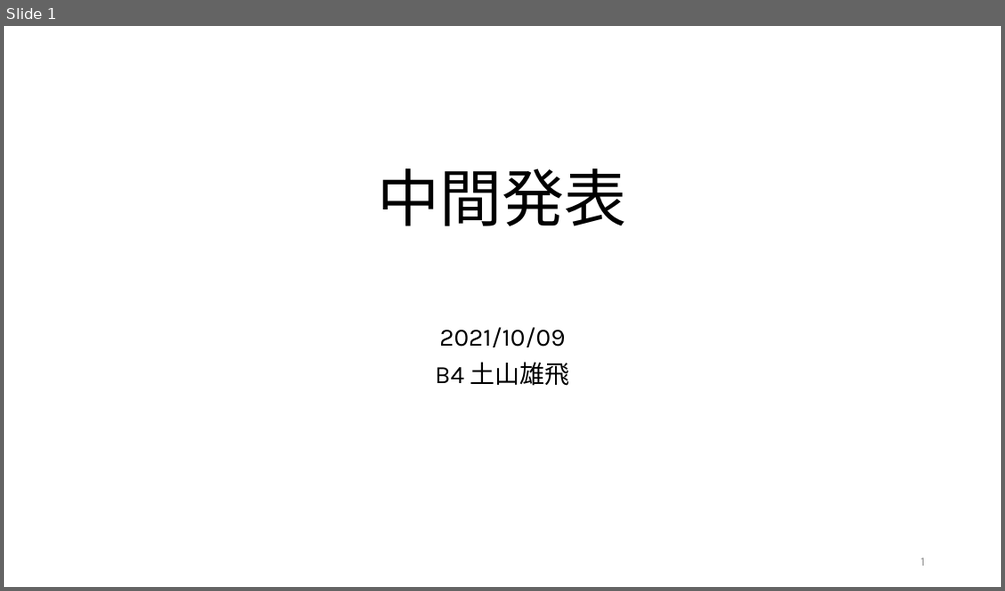
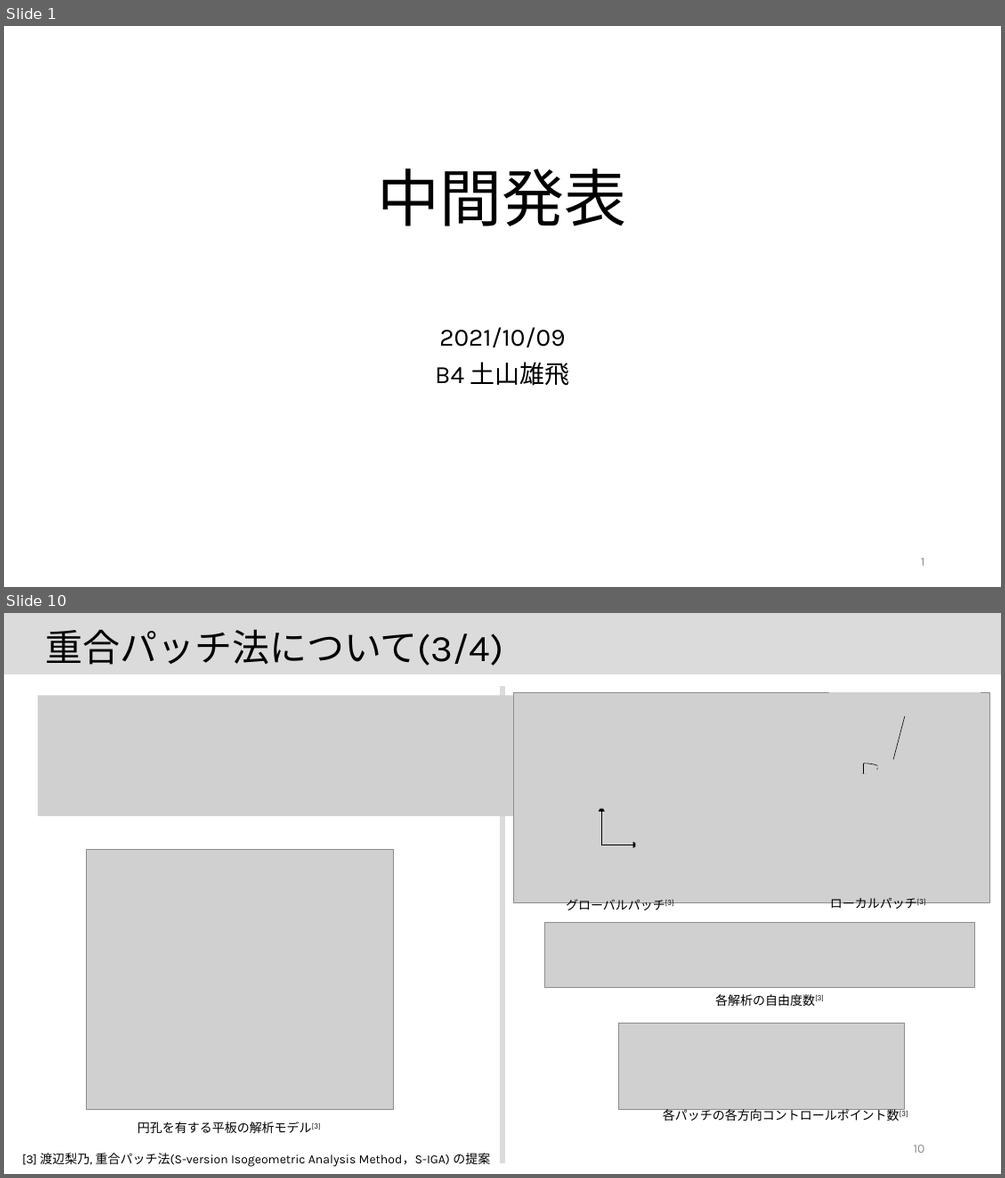
Before and after one commit to JoTsuchi22/lab_share, a slide deck: 中間発表/中間発表.pptx. Shown one above the other, each under a label of ours: slide 1 before the commit, slides 1 and 10 after it; the slides between them are not shown. The pictures are 1005x591 and 1005x1178 pixels, drawn with LibreOffice and Linux fonts; fonts in the diff are those of the drawing; grey boxes stand for pictures. Boxes give left, top, right and bottom in pixels: in the first picture for what was removed or moved away, otherwise in the second. Text is boxed around its words. In the diff, an @@ line names an element or a change of style, - is before the commit and + after.

```diff
--- a/中間発表/中間発表.pptx
+++ b/中間発表/中間発表.pptx
@@ slide 10 added at [4, 613, 1001, 1174], background #FFFFFF @@
@@ rectangle added at [4, 613, 1001, 674], fill #DBDBDB, outline #DBDBDB 1 pt @@
@@ text added at [45, 629, 503, 666], 36 pt, text #000000 @@
+重合パッチ法について(3/4)
@@ rectangle added at [501, 686, 504, 1163], fill #DBDBDB, outline #DBDBDB 1 pt @@
@@ picture added at [514, 692, 990, 903] @@
@@ picture added at [829, 692, 980, 716] @@
@@ picture added at [38, 695, 514, 817] @@
@@ line added from (892, 763) to (905, 716), #000000 0.5 pt @@
@@ arrow added from (864, 763) to (864, 780), #000000 0.5 pt @@
@@ curved arrow added from (864, 763) to (883, 771), #000000 0.5 pt @@
@@ picture added at [877, 760, 906, 782] @@
@@ picture added at [592, 786, 622, 808] @@
@@ picture added at [853, 774, 882, 796] @@
@@ arrow added from (601, 845) to (601, 805), #000000 0.5 pt @@
@@ picture added at [86, 850, 394, 1110] @@
@@ arrow added from (601, 844) to (639, 844), #000000 0.5 pt @@
@@ picture added at [636, 834, 665, 856] @@
@@ text added at [566, 899, 674, 913], 12 pt, text #000000 @@
+グローバルパッチ[3]
@@ text added at [830, 897, 926, 911], 12 pt, text #000000 @@
+ローカルパッチ[3]
@@ picture added at [544, 922, 975, 987] @@
@@ text added at [715, 994, 824, 1005], 12 pt, text #000000 @@
+各解析の自由度数[3]
@@ picture added at [619, 1022, 905, 1110] @@
@@ text added at [663, 1108, 908, 1120], 12 pt, text #000000 @@
+各パッチの各方向コントロールポイント数[3]
@@ text added at [138, 1121, 321, 1133], 12 pt, text #000000 @@
+円孔を有する平板の解析モデル[3]
@@ page number added at [914, 1144, 925, 1152], 12 pt, text #8C8C8C @@
+10
@@ text added at [22, 1152, 490, 1167], 12 pt, text #000000 @@
+[3] 渡辺梨乃, 重合パッチ法(S-version Isogeometric Analysis Method，S-IGA) の提案
```
Also in this commit, not shown: 4 slides changed, 9 other slides added, 13 other files.
